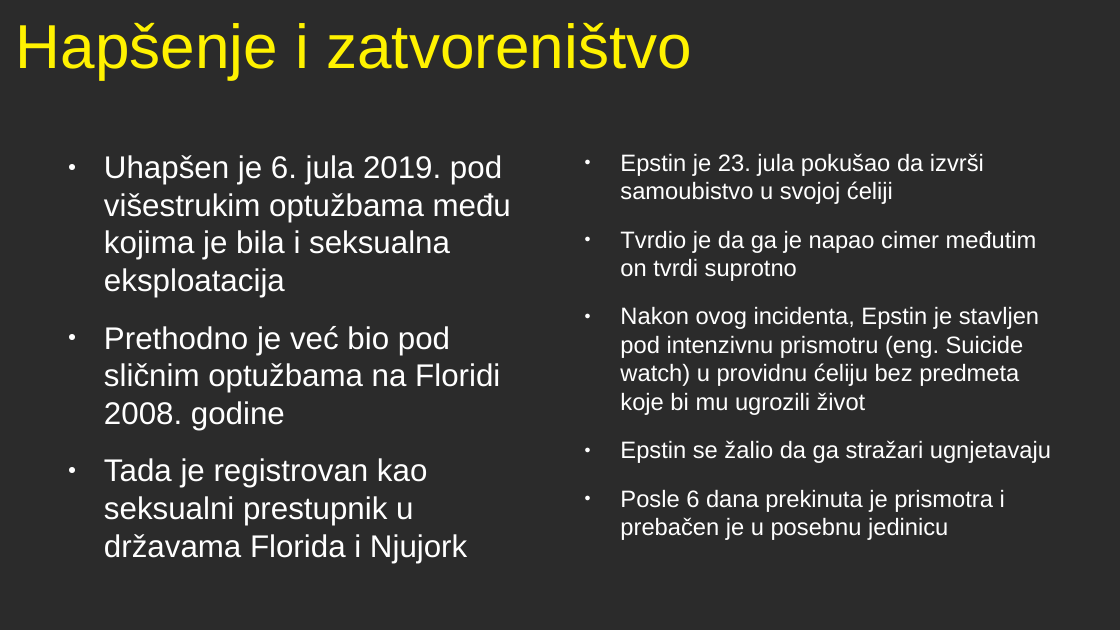
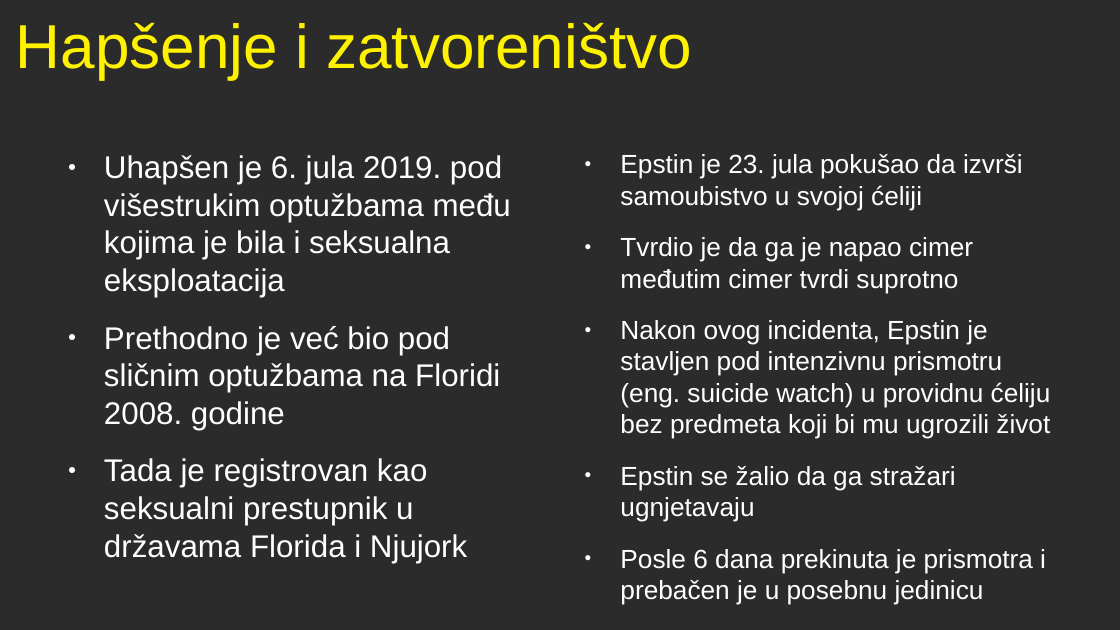
Before and after one commit to andjelaniketic/zetetika, a slide deck: slide 3 of dyefri.odp. Drawn at 1120x630 pixels with LibreOffice and Linux fonts; fonts in the diff are those of the drawing; background and template pictures are left out; a plain dark background stands for a picture behind light text. Boxes give left, top, right and bottom in pixels: in the first picture for what was removed or moved away, otherwise in the second. Text is boxed around its words. In the diff, an @@ line names an element or a change of style, - is before the commit and + after.

```diff
--- a/dyefri.odp
+++ b/dyefri.odp
@@ text at (x1=620, y1=154, x2=1046, y2=605): size 16.8 to 18.6 pt in "Epstin je 23. jula pokušao da izvrši ...", "Epstin se žalio da ga stražari ugnjetavaju", "Posle 6 dana prekinuta je prismotra i ..." @@
@@ text at (x1=620, y1=237, x2=1051, y2=439): text changed; size 16.8 to 18.6 pt @@
-● Tvrdio je da ga je napao cimer međutim on tvrdi suprotno
-● Nakon ovog incidenta, Epstin je stavljen pod intenzivnu prismotru (eng. Suicide watch) u providnu ćeliju bez predmeta koje bi mu ugrozili život
+● Tvrdio je da ga je napao cimer međutim cimer tvrdi suprotno
+● Nakon ovog incidenta, Epstin je stavljen pod intenzivnu prismotru (eng. suicide watch) u providnu ćeliju bez predmeta koji bi mu ugrozili život
```
Also in this commit, not shown: 5 other slides changed, 1 slide added, 1 other file.
